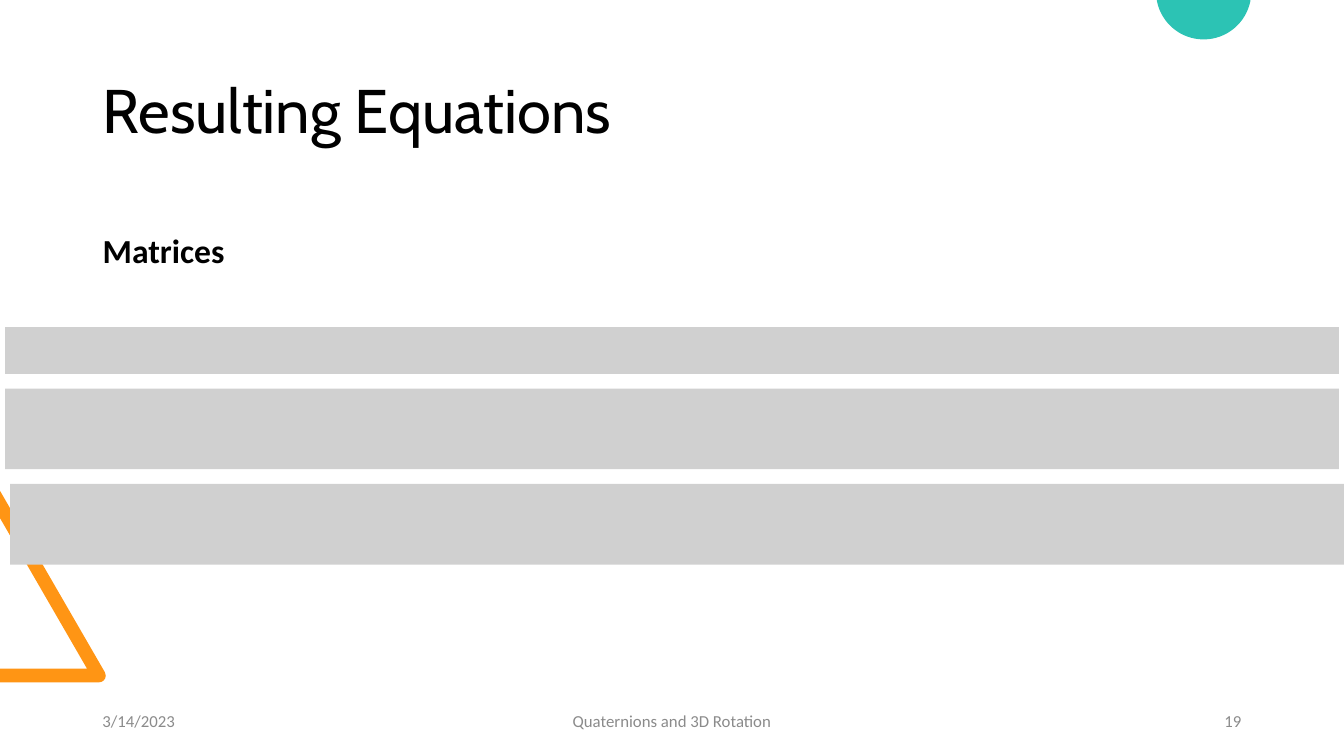
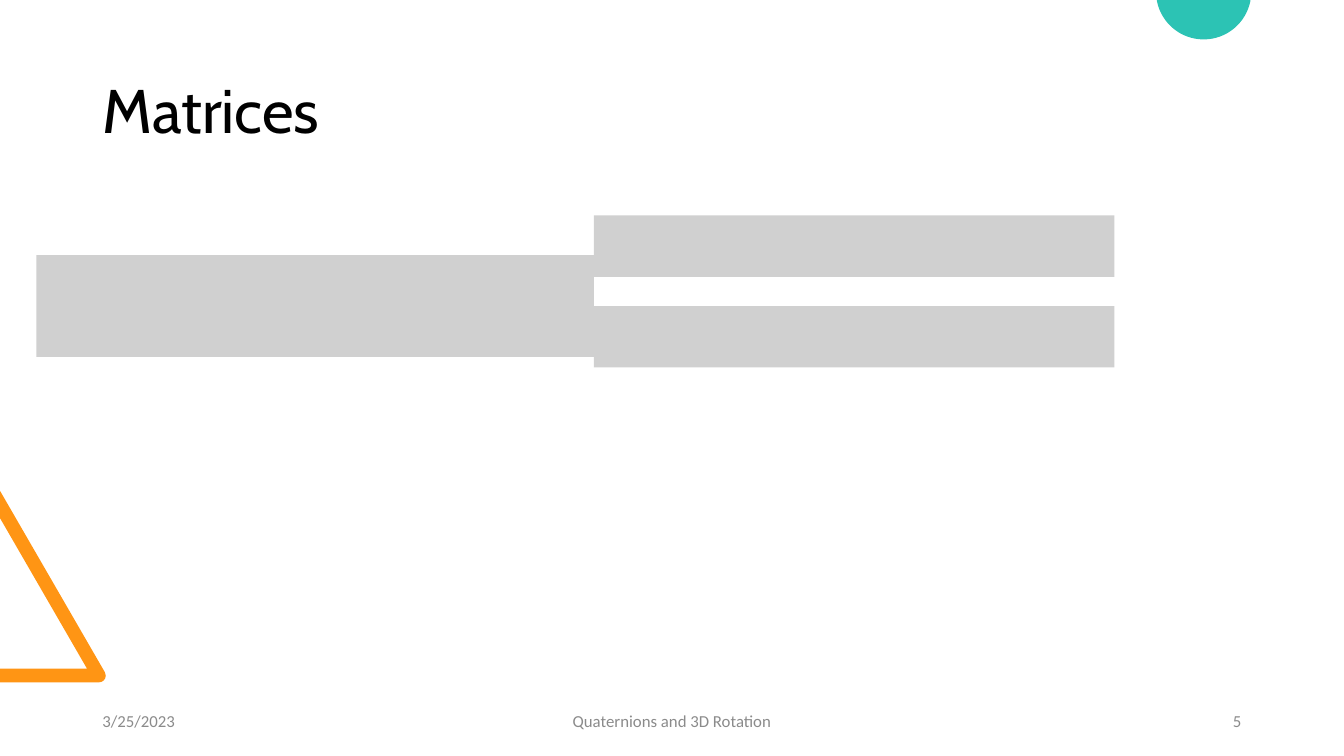
Before and after one commit to LukasGoodman23/QuaternionsVSEulerRotations, a slide deck: slide 5 of Quaternions and Three-Dimensional Rotations.pptx (slide 19 before the commit). Drawn at 1344x756 pixels with LibreOffice and Linux fonts; fonts in the diff are those of the drawing; grey boxes stand for pictures. Boxes give left, top, right and bottom in pixels: in the first picture for what was removed or moved away, otherwise in the second. Text is boxed around its words. In the diff, an @@ line names an element or a change of style, - is before the commit and + after.

```diff
--- a/Quaternions and Three-Dimensional Rotations.pptx
+++ b/Quaternions and Three-Dimensional Rotations.pptx
@@ title at (103,90,320,134): text changed @@
-Resulting Equations
+Matrices
@@ text removed at (103,239,225,264) @@
-Matrices
@@ picture added at (594,216,1115,277) @@
@@ picture added at (36,255,594,357) @@
@@ picture removed at (5,327,1339,373) @@
@@ picture added at (594,307,1115,368) @@
@@ picture removed at (5,388,1339,469) @@
@@ picture removed at (10,484,1344,565) @@
@@ text at (102,715,174,728): text changed @@
-3/14/2023
+3/25/2023
@@ page number at (1233,716,1241,727): text changed @@
-19
+5
```
Also in this commit, not shown: 22 other slides changed, 6 slides added, 7 slides removed, 8 other files.
